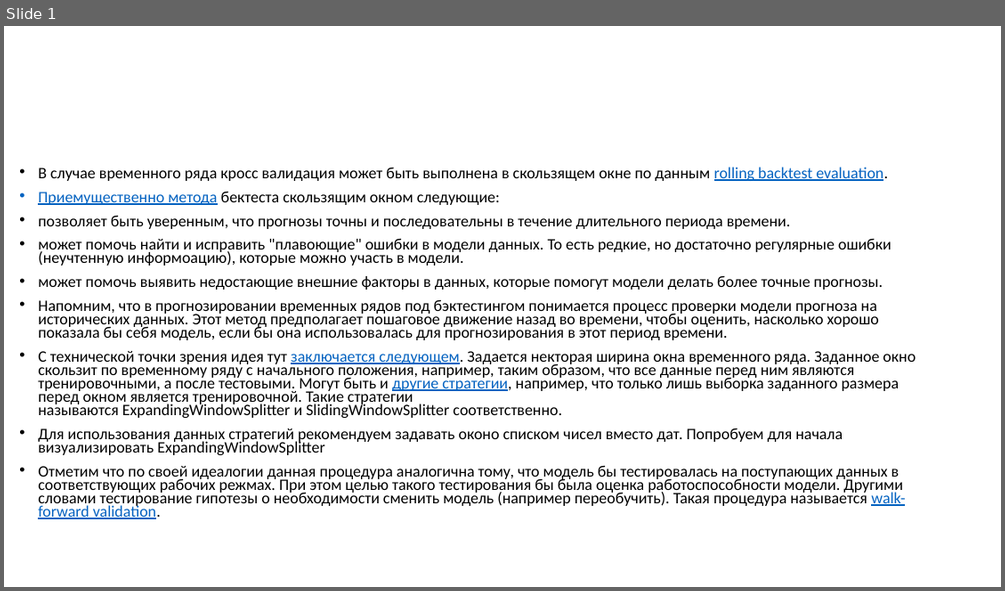
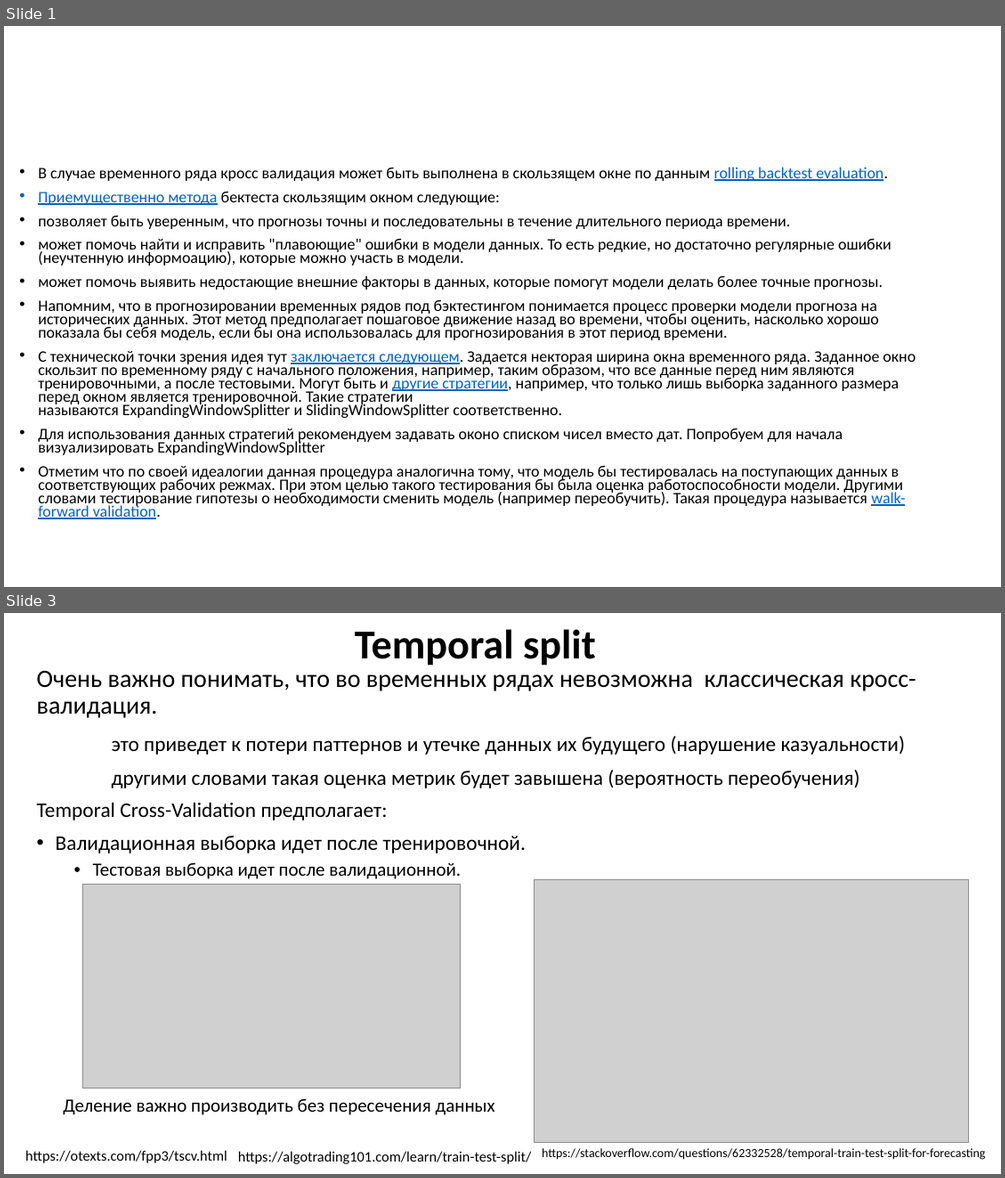
Before and after one commit to MVRonkin/TimeSeriesCourse, a slide deck: 2025/04-2 Оценка качества предсказаний ВР.pptx. Shown one above the other, each under a label of ours: slide 1 before the commit, slides 1 and 3 after it; the slides between them are not shown. The pictures are 1005x591 and 1005x1178 pixels, drawn with LibreOffice and Linux fonts; fonts in the diff are those of the drawing; grey boxes stand for pictures. Boxes give left, top, right and bottom in pixels: in the first picture for what was removed or moved away, otherwise in the second. Text is boxed around its words. In the diff, an @@ line names an element or a change of style, - is before the commit and + after.

```diff
--- a/2025/04-2 Оценка качества предсказаний ВР.pptx
+++ b/2025/04-2 Оценка качества предсказаний ВР.pptx
@@ slide 3 added at <box>4,613,1001,1174</box>, background #FFFFFF @@
@@ title added at <box>355,629,596,666</box>, 39.6 pt, text #000000, bold @@
+Temporal split
@@ text added at <box>37,671,915,879</box>, 20 pt, text #000000 @@
+Очень важно понимать, что во временных рядах невозможна классическая кросс-валидация.
+это приведет к потери паттернов и утечке данных их будущего (нарушение казуальности)
+другими словами такая оценка метрик будет завышена (вероятность переобучения)
+Temporal Cross-Validation предполагает:
+• Валидационная выборка идет после тренировочной.
+  • Тестовая выборка идет после валидационной.
@@ picture added at <box>534,879,968,1143</box> @@
@@ picture added at <box>82,884,461,1088</box> @@
@@ text added at <box>63,1098,495,1115</box>, 18 pt, text #000000 @@
+Деление важно производить без пересечения данных
@@ text added at <box>25,1150,227,1163</box>, 14 pt, text #000000 @@
+https://otexts.com/fpp3/tscv.html
@@ text added at <box>238,1151,532,1164</box>, 14 pt, text #000000 @@
+https://algotrading101.com/learn/train-test-split/
@@ text added at <box>542,1148,985,1159</box>, 12 pt, text #000000 @@
+https://stackoverflow.com/questions/62332528/temporal-train-test-split-for-forecasting
```
Also in this commit, not shown: 1 slide changed, 5 other slides added.
